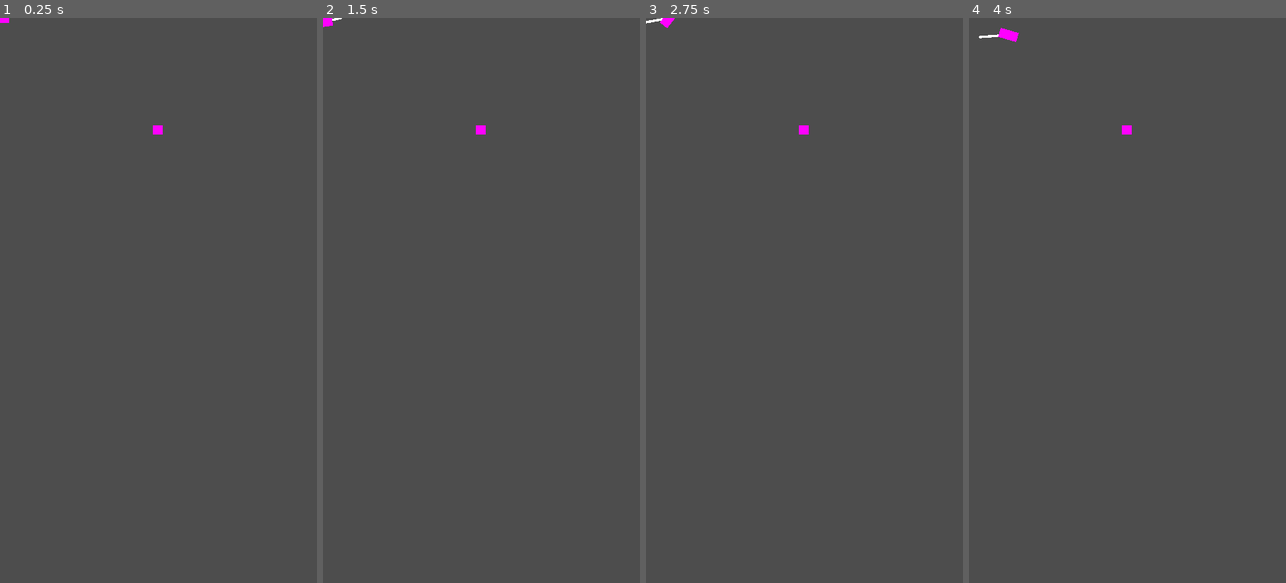
Above: before the commit, frames 1-4 (left to right).
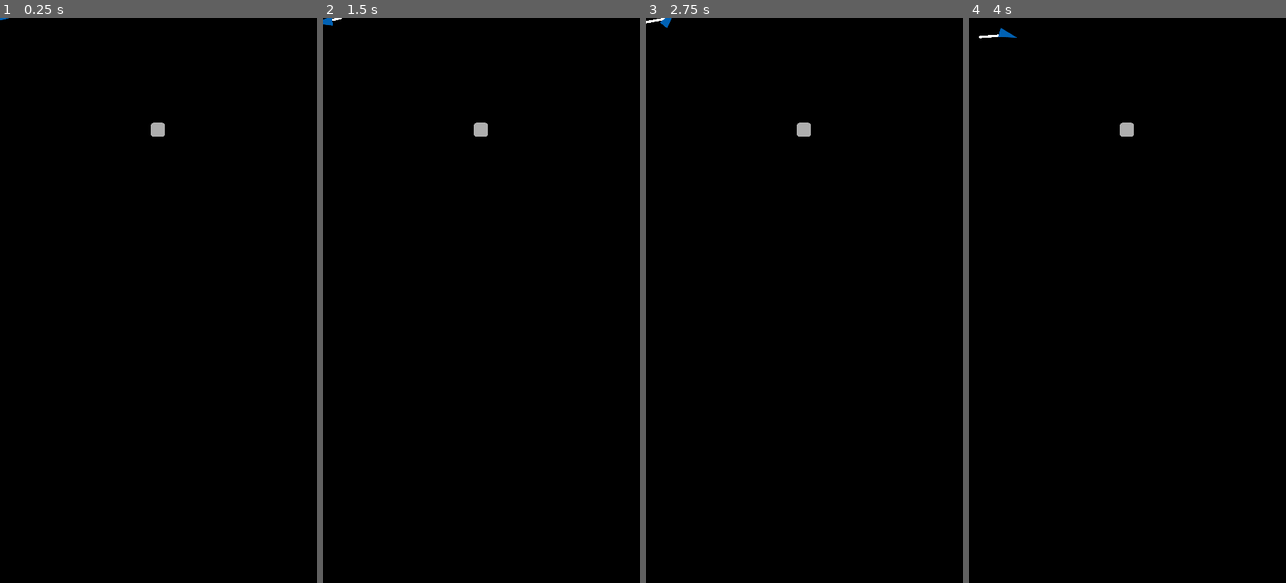
Above: after the commit, the same moments.

Repository: veprogames/blumo
Game: Godot game, scene res://level/level.tscn
The game is run twice, just before and just after one commit, with the same random seed, the same clock (stepped at 60 frames per second) and the same inputs.
Inputs (mouse positions are in pixels of both pictures, inside the frame that each line leads up to):
- Up to frame 1 (0.25 s): no input
- Up to frame 2 (1.5 s): tap Enter at 0.5 s; move the mouse to (497, 300) at 0.52 s; tap Space at 1.25 s; move the mouse to (465, 300) at 1.27 s
- Up to frame 3 (2.75 s): tap Enter at 2 s; move the mouse to (810, 289) at 2.02 s
- Up to frame 4 (4 s): tap Space at 2.75 s; move the mouse to (1124, 311) at 2.77 s; tap Enter at 3.5 s; move the mouse to (1152, 306) at 3.52 s

The runs differ from the first frame. In frame 1, 100% of the frame differs, in the area x 0-100%, y 0-100%; in frame 2, 100%; in frame 3, 100%; in frame 4, 100%.

Commit message:
edibles: become edible, sprites and colors

Diff:
--- a/edible/edible.gd
+++ b/edible/edible.gd
@@ -1,8 +1,27 @@
 class_name Edible
 extends Area2D
 
+@onready var sprite_2d: Sprite2D = $Sprite2D
+
+const EDIBLE_COLOR := Color("#224fff")
+var edible := false
+
+func _ready() -> void:
+	sprite_2d.modulate.a *= randf_range(0.6, 0.8)
 
 func _on_area_entered(area: Area2D) -> void:
-	print(area)
 	if area is TrailCollisionArea:
-		queue_free()
+		become_edible()
+
+func become_edible() -> void:
+	edible = true
+	sprite_2d.modulate *= EDIBLE_COLOR
+
+func eat() -> void:
+	queue_free()
+
+func handle_player_collision(player: Player) -> void:
+	if edible:
+		eat()
+	else:
+		player.die()
--- a/edible/edible.tscn
+++ b/edible/edible.tscn
@@ -1,12 +1,10 @@
 [gd_scene load_steps=4 format=3 uid="uid://cfk6aw3v0herd"]
 
 [ext_resource type="Script" path="res://edible/edible.gd" id="1_n0a62"]
-
-[sub_resource type="PlaceholderTexture2D" id="PlaceholderTexture2D_4rphr"]
-size = Vector2(32, 32)
+[ext_resource type="Texture2D" uid="uid://blofy2qar2bv3" path="res://edible/edible.png" id="2_tifuu"]
 
 [sub_resource type="RectangleShape2D" id="RectangleShape2D_gjdqc"]
-size = Vector2(32, 32)
+size = Vector2(48, 48)
 
 [node name="Edible" type="Area2D"]
 collision_layer = 2
@@ -14,7 +12,8 @@
 script = ExtResource("1_n0a62")
 
 [node name="Sprite2D" type="Sprite2D" parent="."]
-texture = SubResource("PlaceholderTexture2D_4rphr")
+scale = Vector2(0.5, 0.5)
+texture = ExtResource("2_tifuu")
 
 [node name="CollisionShape2D" type="CollisionShape2D" parent="."]
 shape = SubResource("RectangleShape2D_gjdqc")
--- a/level/level.tscn
+++ b/level/level.tscn
@@ -17,3 +17,14 @@
 
 [node name="Edible" parent="." instance=ExtResource("4_8mdv2")]
 position = Vector2(538, 380)
+
+[node name="CanvasLayer" type="CanvasLayer" parent="."]
+layer = -10
+
+[node name="ColorRect" type="ColorRect" parent="CanvasLayer"]
+anchors_preset = 15
+anchor_right = 1.0
+anchor_bottom = 1.0
+grow_horizontal = 2
+grow_vertical = 2
+color = Color(0, 0, 0, 1)
--- a/player/player.gd
+++ b/player/player.gd
@@ -1,5 +1,7 @@
 class_name Player
 extends Area2D
+
+signal died()
 
 @onready var sprite_2d: Sprite2D = $Sprite2D
 
@@ -37,3 +39,12 @@
 	if len(movements) > 0:
 		var average_motion = Utils.sum(movements) / len(movements)
 		sprite_2d.rotation = average_motion.angle()
+
+func die():
+	died.emit()
+	queue_free()
+
+func _on_area_entered(area: Area2D) -> void:
+	var edible := area as Edible
+	if edible:
+		edible.handle_player_collision(self)
--- a/player/player.tscn
+++ b/player/player.tscn
@@ -1,19 +1,22 @@
 [gd_scene load_steps=4 format=3 uid="uid://b524q435s8xuh"]
 
 [ext_resource type="Script" path="res://player/player.gd" id="1_xlok0"]
-
-[sub_resource type="PlaceholderTexture2D" id="PlaceholderTexture2D_q36tp"]
-size = Vector2(64, 32)
+[ext_resource type="Texture2D" uid="uid://yyfw783ga8hd" path="res://player/player.png" id="2_8shp1"]
 
 [sub_resource type="CircleShape2D" id="CircleShape2D_1yec6"]
+radius = 8.0
 
 [node name="Player" type="Area2D"]
 collision_layer = 4
-collision_mask = 0
+collision_mask = 2
 script = ExtResource("1_xlok0")
 
 [node name="Sprite2D" type="Sprite2D" parent="."]
-texture = SubResource("PlaceholderTexture2D_q36tp")
+modulate = Color(0, 0.380545, 0.705898, 1)
+scale = Vector2(0.5, 0.5)
+texture = ExtResource("2_8shp1")
 
 [node name="CollisionShape2D" type="CollisionShape2D" parent="."]
 shape = SubResource("CircleShape2D_1yec6")
+
+[connection signal="area_entered" from="." to="." method="_on_area_entered"]
--- a/player/trail/collision/trail_collision_manager.gd
+++ b/player/trail/collision/trail_collision_manager.gd
@@ -14,6 +14,7 @@
 var collision_areas := {}
 
 func _ready() -> void:
+	trail.died.connect(queue_free)
 	trail.vertex_added.connect(_on_point_added)
 	trail.vertex_removed.connect(_on_point_removed)
 
--- a/player/trail/player_trail.gd
+++ b/player/trail/player_trail.gd
@@ -3,6 +3,8 @@
 
 signal vertex_added(position: Vector2, index: int)
 signal vertex_removed()
+
+signal died()
 
 const MIN_VERTEX_DIST := 32
 
@@ -17,12 +19,19 @@
 
 static var TRAIL_LIFETIME: float = 1.5
 
+func _ready() -> void:
+	player.died.connect(die)
+
 func _process(delta: float) -> void:
 	t += delta
 	if player != null:
 		global_position = Vector2.ZERO
 		try_add_trail_vertex()
 		try_remove_first_trail_vertex()
+
+func die() -> void:
+	died.emit()
+	queue_free()
 
 ## Get the position where a new vertex should be placed
 func get_vertex_pos() -> Vector2:
--- a/project.godot
+++ b/project.godot
@@ -19,9 +19,15 @@
 
 window/size/viewport_width=1080
 window/size/viewport_height=1920
+window/size/mode=4
+window/size/resizable=false
+window/size/borderless=true
+window/size/extend_to_title=true
 window/size/window_width_override=360
 window/size/window_height_override=640
 window/stretch/mode="canvas_items"
+window/handheld/orientation=1
+window/vsync/vsync_mode=0
 
 [rendering]
 
Binary file added: edible/edible.png
Not shown, added: edible/edible.png.import
Binary file added: player/player.png
Not shown, added: player/player.png.import
